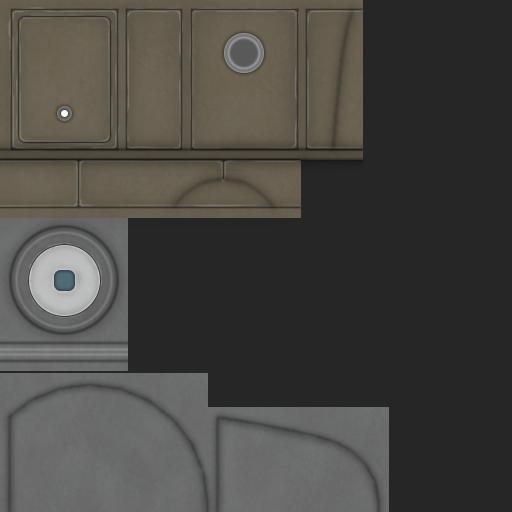
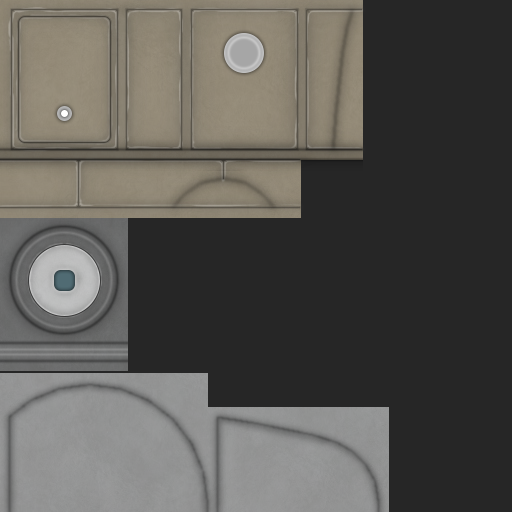
Layered file, before and after one edit (512 x 512). Changes by layer:
painted on "Door Light Base" over [57, 106, 72, 121]
painted on "Body Detail 1" over [224, 33, 264, 73]
"Body Higher" (2nd of 2, in "Body"): opacity 50% → 75% over [0, 6, 363, 208]
painted on "b" over [0, 0, 389, 512]
